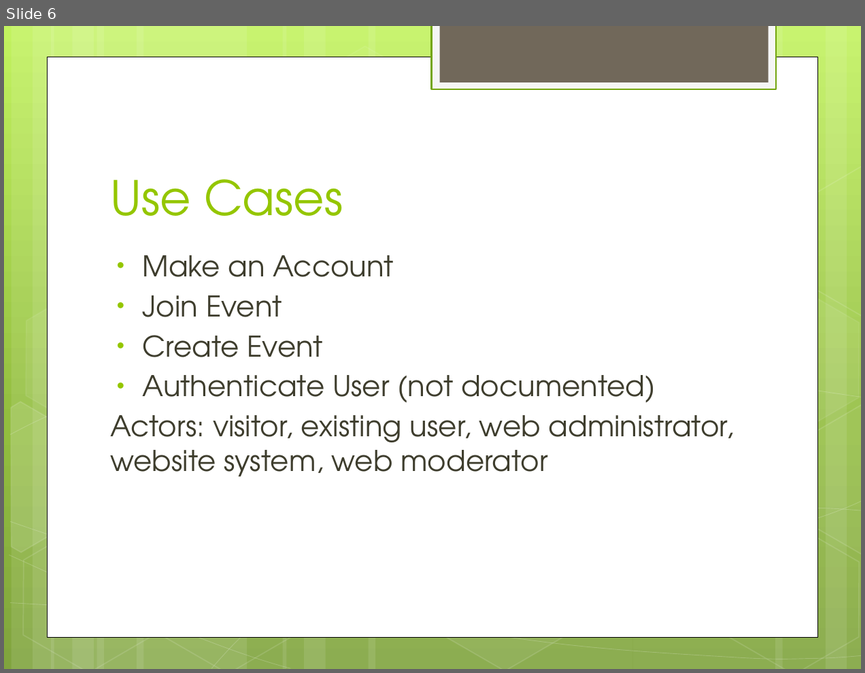
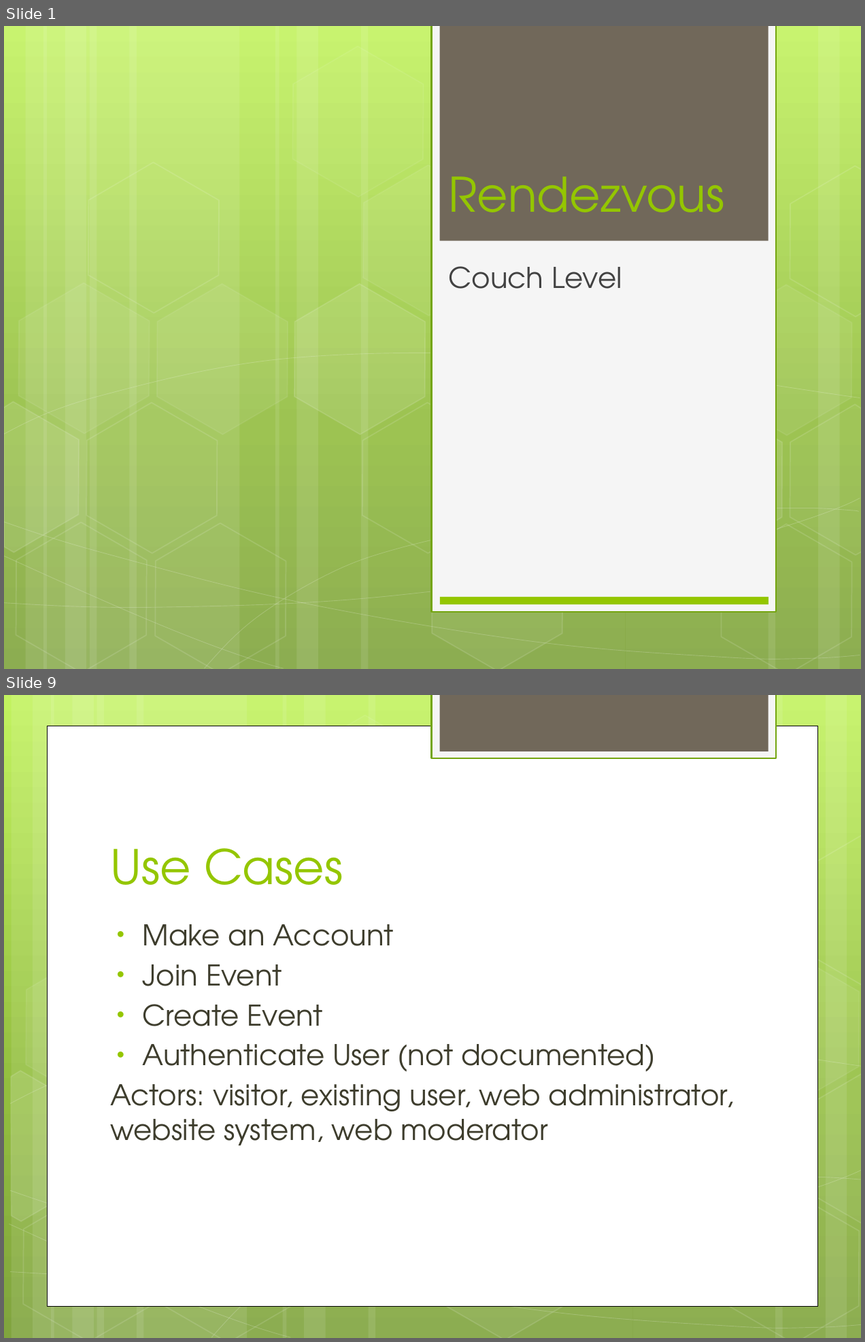
Before and after one commit to Ninjinkai/Couch-Level-Project, a slide deck: Final_Presentation.pptx. Shown one above the other, each under a label of ours: slide 6 before the commit, slides 1 and 9 after it; the slides between them are not shown. The pictures are 865x673 and 865x1342 pixels, drawn with LibreOffice and Linux fonts; fonts in the diff are those of the drawing. Boxes give left, top, right and bottom in pixels: in the first picture for what was removed or moved away, otherwise in the second. Text is boxed around its words. In the diff, an @@ line names an element or a change of style, - is before the commit and + after.

```diff
--- a/Final_Presentation.pptx
+++ b/Final_Presentation.pptx
@@ slide 1 added at (x1=4, y1=26, x2=861, y2=669), background gradient #C3F35F to #93BF3F to #81A53E @@
@@ rectangle added at (x1=432, y1=26, x2=776, y2=612), fill #F5F5F5, outline #74A510 1.25 pt @@
@@ rectangle added at (x1=439, y1=26, x2=768, y2=241), fill #71685A @@
@@ group added at (x1=4, y1=26, x2=861, y2=669): 14 hexagons, 12 rectangles, 8 freeform shapes @@
@@ title added at (x1=449, y1=176, x2=725, y2=212), 40 pt, text #94C600 @@
+Rendezvous
@@ subtitle added at (x1=449, y1=266, x2=622, y2=288), 24 pt, text #424242 @@
+Couch Level
@@ rectangle added at (x1=440, y1=597, x2=768, y2=604), fill #94C600 @@
@@ what was slide 6 is now slide 9 @@
```
Also in this commit, not shown: 6 slides changed, 5 other slides added, 1 other file.
